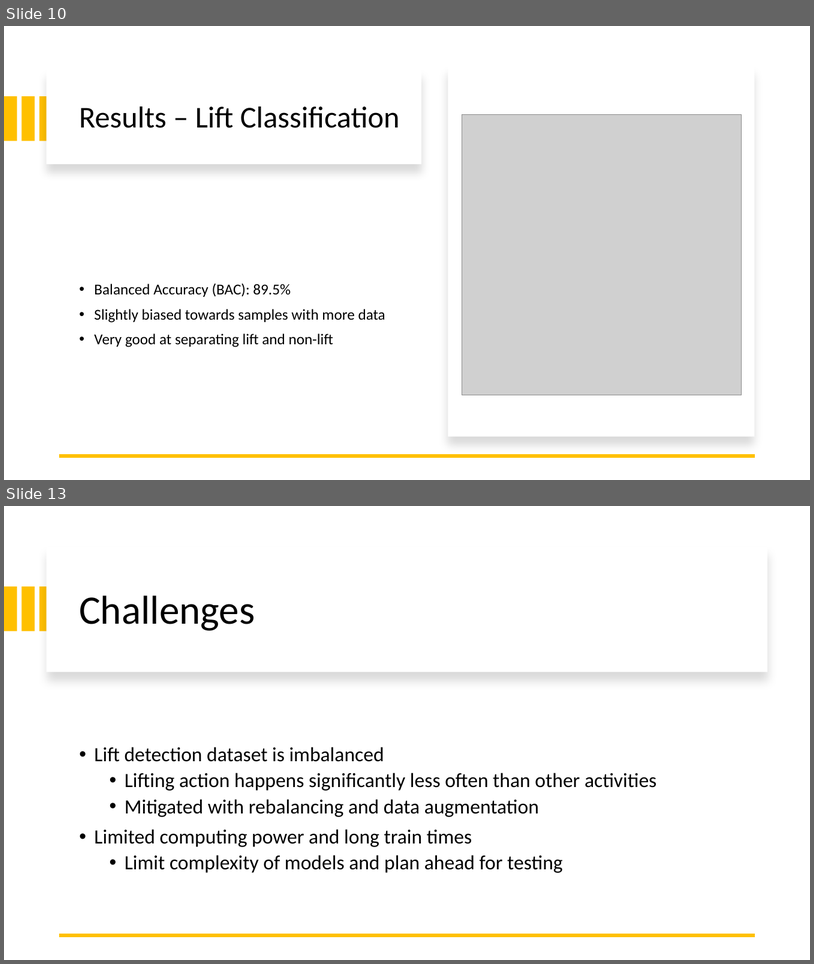
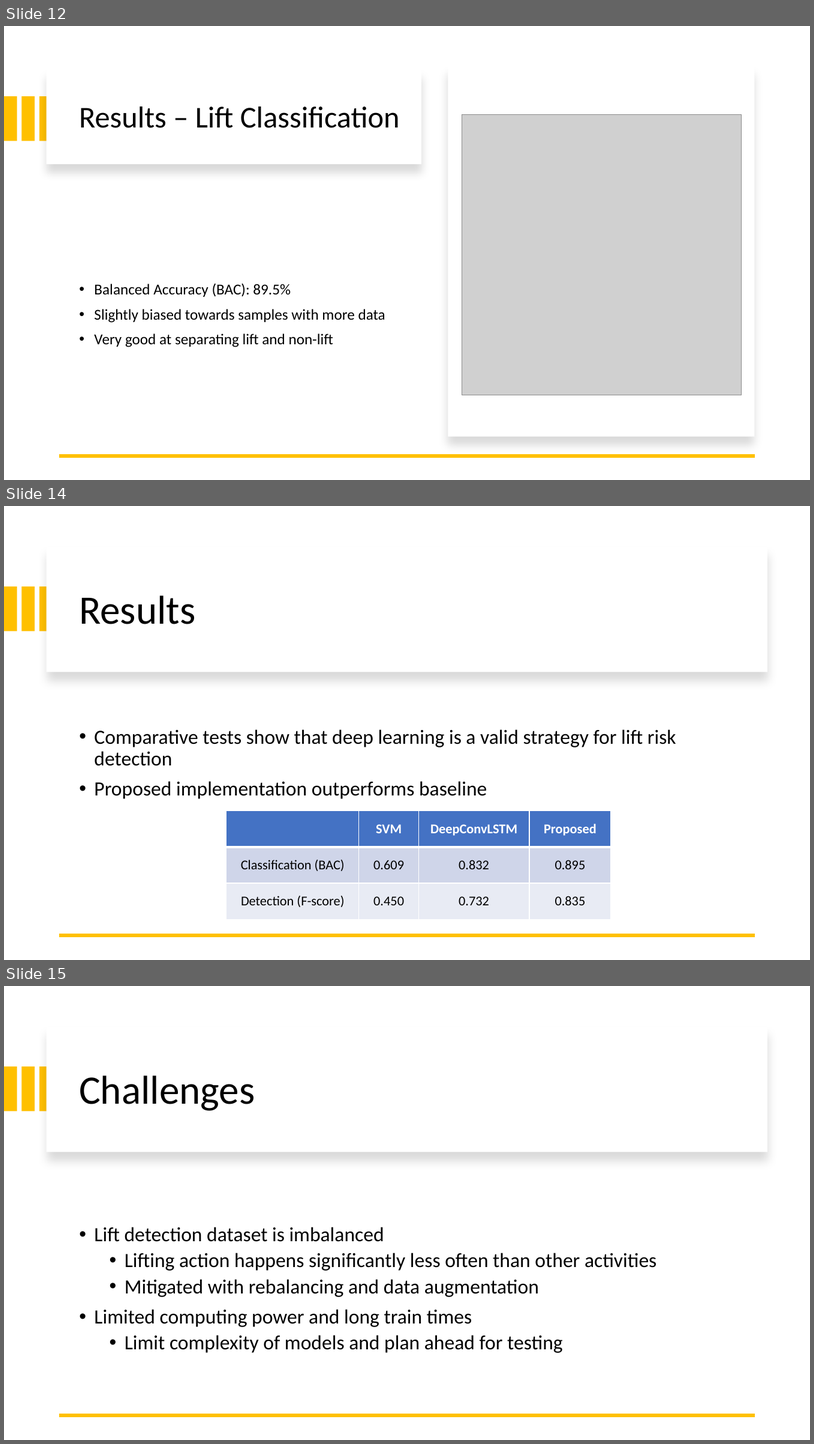
Before and after one commit to brennan-thomas/lift-risk, a slide deck: presentations/final.pptx. Shown one above the other, each under a label of ours: slides 10 and 13 before the commit, slides 12, 14 and 15 after it; the slides between them are not shown. The pictures are 814x964 and 814x1444 pixels, drawn with LibreOffice and Linux fonts; fonts in the diff are those of the drawing; grey boxes stand for pictures. Boxes give left, top, right and bottom in pixels: in the first picture for what was removed or moved away, otherwise in the second. Text is boxed around its words. In the diff, an @@ line names an element or a change of style, - is before the commit and + after.

```diff
--- a/presentations/final.pptx
+++ b/presentations/final.pptx
@@ slide 14 added at (4,506,810,960), background #FFFFFF @@
@@ rectangle added at (47,547,768,672), fill #FFFFFF @@
@@ rectangle added at (4,586,17,631), fill #FFC000 @@
@@ rectangle added at (21,586,34,631), fill #FFC000 @@
@@ rectangle added at (39,586,53,631), fill #FFC000 @@
@@ title added at (79,595,195,624), 48 pt, text #000000 @@
+Results
@@ text added at (94,729,677,799), 24 pt, text #000000 @@
+• Comparative tests show that deep learning is a valid strategy for lift risk detection
+• Proposed implementation outperforms baseline
@@ table added at (227,810,611,919), 3 rows, 4 columns @@
+ | SVM | DeepConvLSTM | Proposed
+Classification (BAC) | 0.609 | 0.832 | 0.895
+Detection (F-score) | 0.450 | 0.732 | 0.835
@@ line added from (755, 935) to (60, 935), #FFC000 4.5 pt @@
@@ what was slide 10 is now slide 12 @@
@@ what was slide 13 is now slide 15 @@
```
Also in this commit, not shown: 4 slides changed, 3 other slides added, 1 slide removed, 11 other files.
